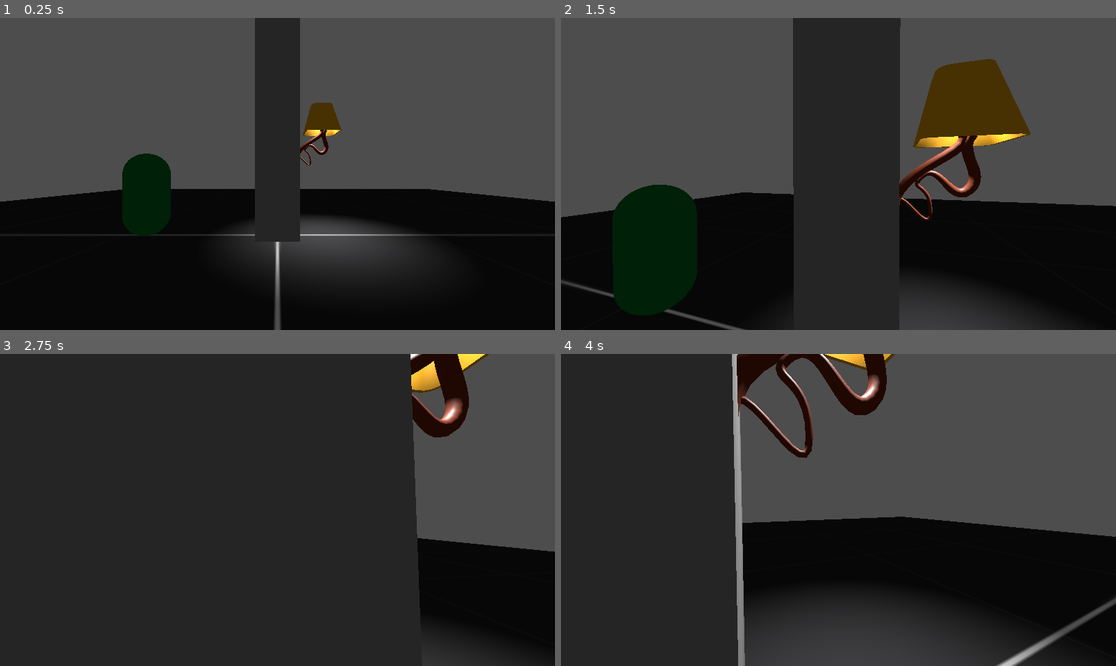
Above: before the commit, frames 1-4 (two rows, left to right).
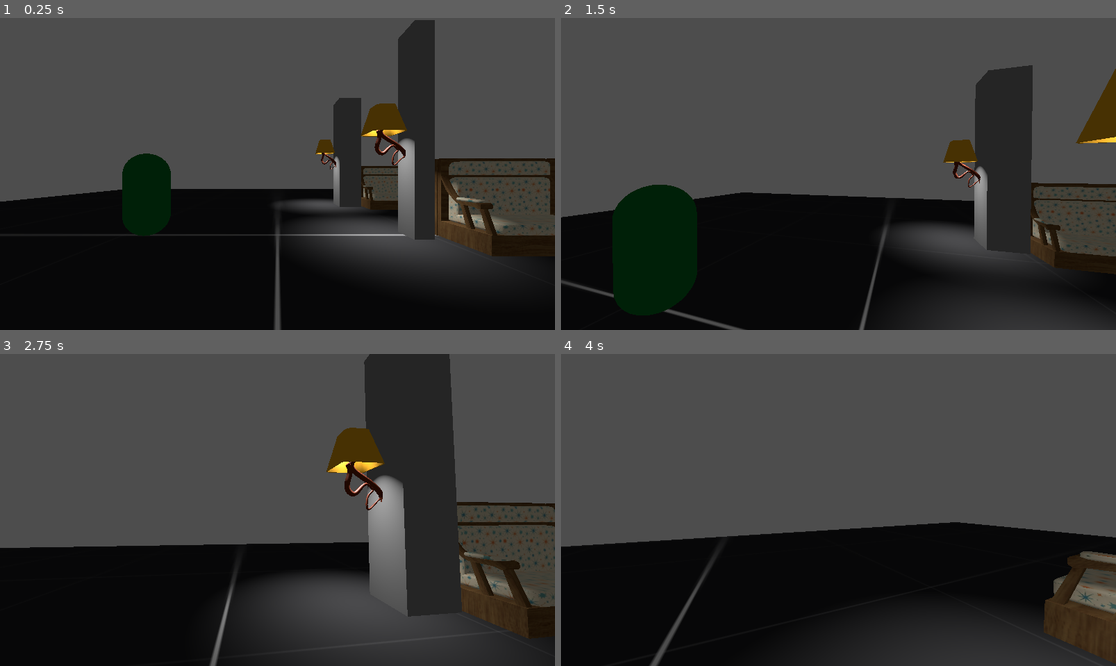
Above: after the commit, the same moments.

Repository: AllenOpp/Frog-Train
Game: Godot game, scene res://Scenes/Levels/Jardo_Sandbox.tscn
Two runs of this game, one before a commit and one after it. Both use one fixed random seed, a clock stepped at 60 frames per second and the inputs below. This scene is started directly instead of the project's main scene.
Inputs (mouse positions are in pixels of both pictures, inside the frame that each line leads up to):
- Up to frame 1 (0.25 s): no input
- Up to frame 2 (1.5 s): tap Enter at 0.5 s; move the mouse to (866, 174) at 0.52 s; hold W (forward) from 0.53 s (still down); tap E (interact) at 0.6, 1.35 s; tap Space (jump) at 0.77 s; move the mouse to (810, 174) at 1.27 s
- Up to frame 3 (2.75 s): keep holding W (forward); tap Space (jump) at 1.52 s; move the mouse to (288, 503) at 2.02 s; tap E (interact) at 2.1 s
- Up to frame 4 (4 s): keep holding W (forward); move the mouse to (832, 516) at 2.77 s; tap E (interact) at 2.85, 3.6 s; tap Space (jump) at 3.02, 3.77 s; move the mouse to (877, 513) at 3.52 s

The runs differ from the first frame. In frame 1, 22% of the frame differs, in the area x 39-100%, y 0-87%; in frame 2, 35%; in frame 3, 76%, in the area x 0-100%, y 0-100%; in frame 4, 44%.

Commit message:
lamp 2, and organizing my sandbox scene

Diff:
--- a/Scenes/Levels/Jardo_Sandbox.tscn
+++ b/Scenes/Levels/Jardo_Sandbox.tscn
@@ -6,6 +6,7 @@
 [ext_resource type="PackedScene" uid="uid://chac5w4by3vxg" path="res://Scenes/Props/Chairs/train_seat.tscn" id="4_715sj"]
 [ext_resource type="PackedScene" uid="uid://cbqgc4ob1p3yg" path="res://Scenes/Props/Tables/tables.tscn" id="5_0bbns"]
 [ext_resource type="PackedScene" uid="uid://bubywx1t4jecu" path="res://Scenes/Props/Lights/lamp_01.tscn" id="6_cu5fi"]
+[ext_resource type="PackedScene" uid="uid://dd3rssvjkost3" path="res://Scenes/Props/Lights/lamp_02.tscn" id="7_ackxu"]
 
 [sub_resource type="StandardMaterial3D" id="StandardMaterial3D_cdm1j"]
 albedo_texture = ExtResource("1_w2tmw")
@@ -24,8 +25,9 @@
 size = Vector3(30, 1, 30)
 
 [node name="Pillar" type="CSGBox3D" parent="Blocks"]
-transform = Transform3D(1, 0, 0, 0, 5, 0, 0, 0, 1, 0, 2, 0)
+transform = Transform3D(-1, 0, -8.74228e-08, 0, 5, 0, 8.74228e-08, 0, -1, 3.35371, 2, 0.0561364)
 use_collision = true
+size = Vector3(0.457793, 1, 0.625361)
 
 [node name="WorldEnvironment" type="WorldEnvironment" parent="."]
 environment = SubResource("Environment_c83dj")
@@ -42,10 +44,41 @@
 shadow_enabled = true
 
 [node name="train_seat" parent="." instance=ExtResource("4_715sj")]
-transform = Transform3D(0.25, 0, 0, 0, 0.25, 0, 0, 0, 0.25, 3.15671, -0.515818, 7.96209)
+transform = Transform3D(0.25, 0, 0, 0, 0.25, 0, 0, 0, 0.25, 5.15671, -0.515818, -5.06631)
+
+[node name="train_seat2" parent="." instance=ExtResource("4_715sj")]
+transform = Transform3D(-0.25, 0, -2.18557e-08, 0, 0.25, 0, 2.18557e-08, 0, -0.25, 5.15671, -0.515818, -4.58218)
+
+[node name="train_seat7" parent="." instance=ExtResource("4_715sj")]
+transform = Transform3D(0.25, 0, 0, 0, 0.25, 0, 0, 0, 0.25, 7.86647, -0.515818, -5.06631)
+
+[node name="train_seat8" parent="." instance=ExtResource("4_715sj")]
+transform = Transform3D(-0.25, 0, -2.18557e-08, 0, 0.25, 0, 2.18557e-08, 0, -0.25, 7.86647, -0.515818, -4.58218)
+
+[node name="train_seat3" parent="." instance=ExtResource("4_715sj")]
+transform = Transform3D(0.25, 0, 0, 0, 0.25, 0, 0, 0, 0.25, 5.15671, -0.515818, -0.21223)
+
+[node name="train_seat4" parent="." instance=ExtResource("4_715sj")]
+transform = Transform3D(-0.25, 0, -2.18557e-08, 0, 0.25, 0, 2.18557e-08, 0, -0.25, 5.15671, -0.515818, 0.271902)
+
+[node name="train_seat5" parent="." instance=ExtResource("4_715sj")]
+transform = Transform3D(0.25, 0, 0, 0, 0.25, 0, 0, 0, 0.25, 7.77928, -0.515818, -0.21223)
+
+[node name="train_seat6" parent="." instance=ExtResource("4_715sj")]
+transform = Transform3D(-0.25, 0, -2.18557e-08, 0, 0.25, 0, 2.18557e-08, 0, -0.25, 7.77928, -0.515818, 0.271902)
 
 [node name="table" parent="." instance=ExtResource("5_0bbns")]
-transform = Transform3D(0.25, 0, 0, 0, 0.25, 0, 0, 0, 0.25, 6.34006, -0.510326, 6.21814)
+transform = Transform3D(0.332, 0, 0, 0, 0.332, 0, 0, 0, 0.332, 7.46125, -0.510326, -2.41357)
 
 [node name="lamp_01" parent="." instance=ExtResource("6_cu5fi")]
-transform = Transform3D(-2.18557e-08, 0, -0.5, 0, 0.5, 0, 0.5, 0, -2.18557e-08, 1.05449, 1.17038, 0.0561364)
+transform = Transform3D(-2.18557e-08, 0, 0.5, 0, 0.5, 0, -0.5, 0, -2.18557e-08, 2.57883, 1.17038, 4.65661e-08)
+
+[node name="Pillar2" type="CSGBox3D" parent="."]
+transform = Transform3D(-1, 0, -8.74228e-08, 0, 5, 0, 8.74228e-08, 0, -1, 3.35371, 2, -4.8351)
+use_collision = true
+
+[node name="lamp_03" parent="." instance=ExtResource("6_cu5fi")]
+transform = Transform3D(-2.18557e-08, 0, 0.5, 0, 0.5, 0, -0.5, 0, -2.18557e-08, 2.29922, 1.17038, -4.89123)
+
+[node name="lamp_02" parent="." instance=ExtResource("7_ackxu")]
+transform = Transform3D(0.25, 0, 0, 0, 0.25, 0, 0, 0, 0.25, 7.39812, 0.300455, -2.3998)
--- a/Scenes/Props/Chairs/train_seat.tscn
+++ b/Scenes/Props/Chairs/train_seat.tscn
@@ -1,9 +1,12 @@
-[gd_scene load_steps=3 format=3 uid="uid://chac5w4by3vxg"]
+[gd_scene load_steps=4 format=3 uid="uid://chac5w4by3vxg"]
 
 [ext_resource type="PackedScene" uid="uid://dsqntmjxet2ml" path="res://Scenes/Props/Chairs/train_seat.glb" id="1_fu161"]
 
 [sub_resource type="BoxShape3D" id="BoxShape3D_a8n3v"]
 size = Vector3(10.0443, 2.63663, 4.97193)
+
+[sub_resource type="BoxShape3D" id="BoxShape3D_m23ex"]
+size = Vector3(10.0443, 0.976362, 4.97193)
 
 [node name="train_seat" instance=ExtResource("1_fu161")]
 
@@ -12,3 +15,7 @@
 [node name="CollisionShape3D" type="CollisionShape3D" parent="Cube/StaticBody3D" index="0"]
 transform = Transform3D(1, 0, 0, 0, 1, 0, 0, 0, 1, 0, 1.10487, -1.55687)
 shape = SubResource("BoxShape3D_a8n3v")
+
+[node name="CollisionShape3D2" type="CollisionShape3D" parent="Cube/StaticBody3D" index="1"]
+transform = Transform3D(1, 0, 0, 0, -4.37114e-08, -1, 0, 1, -4.37114e-08, 0, 4.68903, 0.167138)
+shape = SubResource("BoxShape3D_m23ex")
--- /dev/null
+++ b/Scenes/Props/Lights/lamp_02.tscn
@@ -0,0 +1,22 @@
+[gd_scene load_steps=3 format=3 uid="uid://dd3rssvjkost3"]
+
+[ext_resource type="PackedScene" uid="uid://d3j53rw7bn81g" path="res://Scenes/Props/Lights/lamp_02.glb" id="1_nhkss"]
+
+[sub_resource type="CylinderShape3D" id="CylinderShape3D_412nx"]
+radius = 1.0
+
+[node name="lamp_02" instance=ExtResource("1_nhkss")]
+
+[node name="StaticBody3D" type="StaticBody3D" parent="Cylinder" index="0"]
+
+[node name="CollisionShape3D" type="CollisionShape3D" parent="Cylinder/StaticBody3D" index="0"]
+transform = Transform3D(1, 0, 0, 0, 1, 0, 0, 0, 1, 0, -1, 0)
+shape = SubResource("CylinderShape3D_412nx")
+
+[node name="OmniLight3D" type="OmniLight3D" parent="." index="1"]
+transform = Transform3D(1, 0, 0, 0, 1, 0, 0, 0, 1, 0, 1.82277, 0)
+omni_range = 0.644234
+
+[node name="SpotLight3D" type="SpotLight3D" parent="." index="2"]
+transform = Transform3D(1, 0, 0, 0, -4.37114e-08, 1, 0, -1, -4.37114e-08, 0, 2, 0)
+light_energy = 5.0
Not shown: 1 places in Scenes/Levels/Jardo_Sandbox.tscn that only renumber resources
Binary file added: Scenes/Props/Lights/lamp_02.glb
Not shown, added: Scenes/Props/Lights/lamp_02.glb.import
Binary file added: Scenes/Props/Lights/lamp_02_lamp_02.png
Not shown, added: Scenes/Props/Lights/lamp_02_lamp_02.png.import
